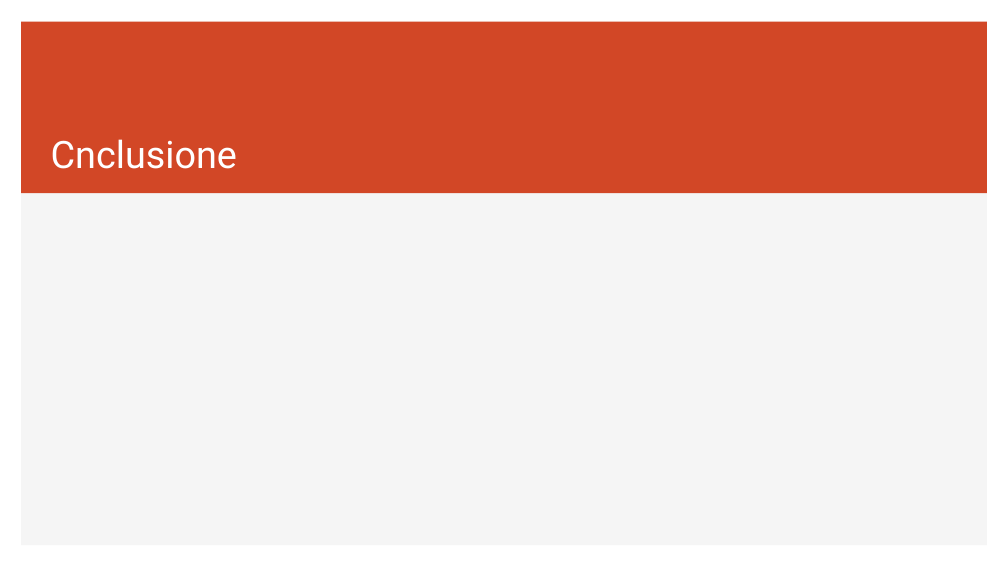
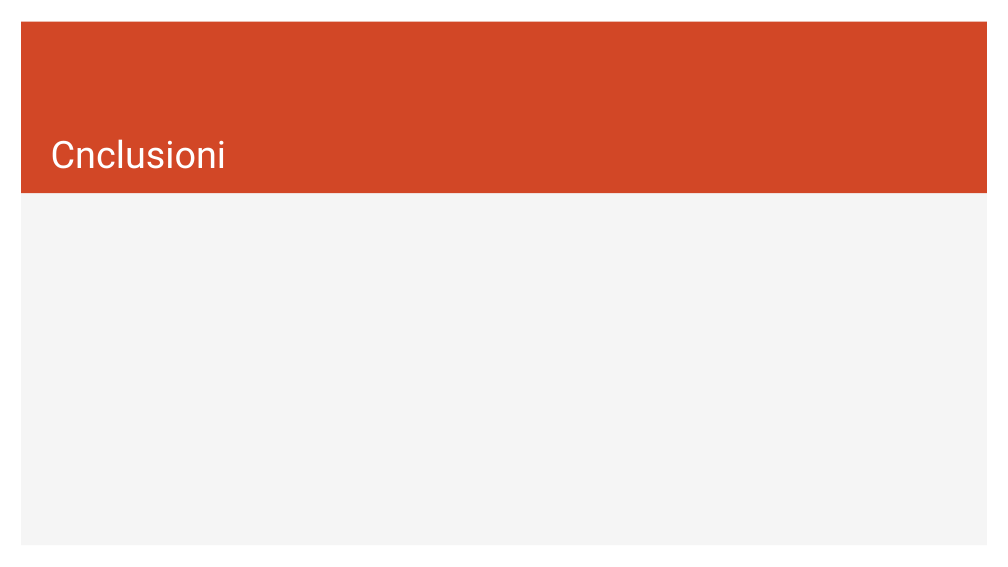
Before and after one commit to CaptainLento/Federated-Learning, a slide deck: slide 10 of Federated Learning in Medicine.pptx. Drawn at 1008x567 pixels with LibreOffice and Linux fonts; fonts in the diff are those of the drawing. Boxes give left, top, right and bottom in pixels: in the first picture for what was removed or moved away, otherwise in the second. Text is boxed around its words. In the diff, an @@ line names an element or a change of style, - is before the commit and + after.

```diff
--- a/Federated Learning in Medicine.pptx
+++ b/Federated Learning in Medicine.pptx
@@ title at box(51, 139, 227, 169): text changed @@
-Cnclusione
+Cnclusioni
```
Also in this commit, not shown: 1 other slide changed.
